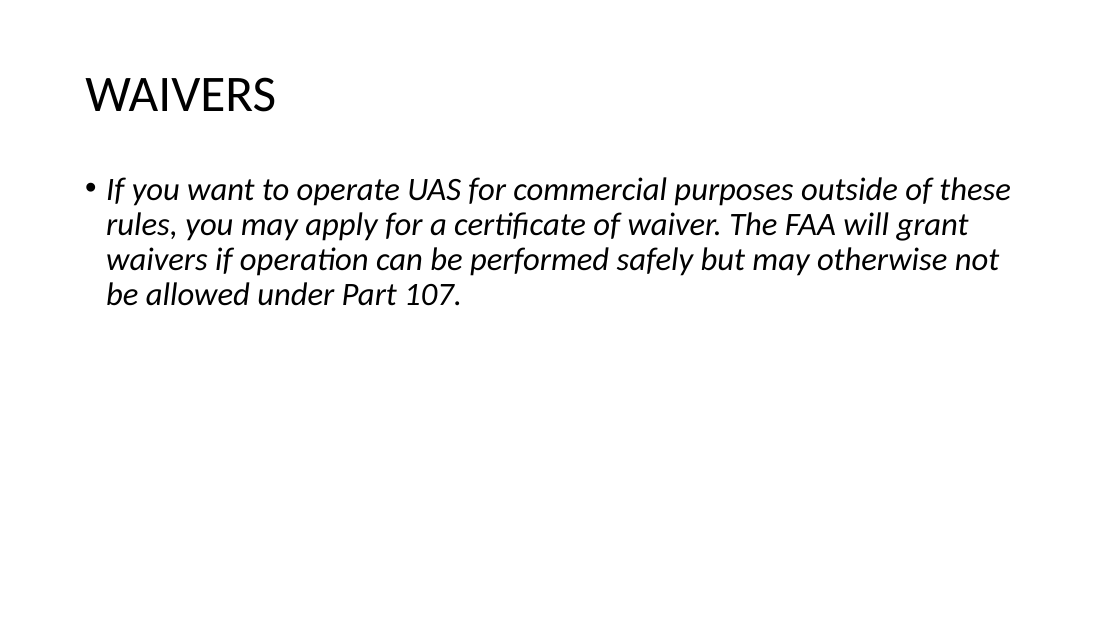
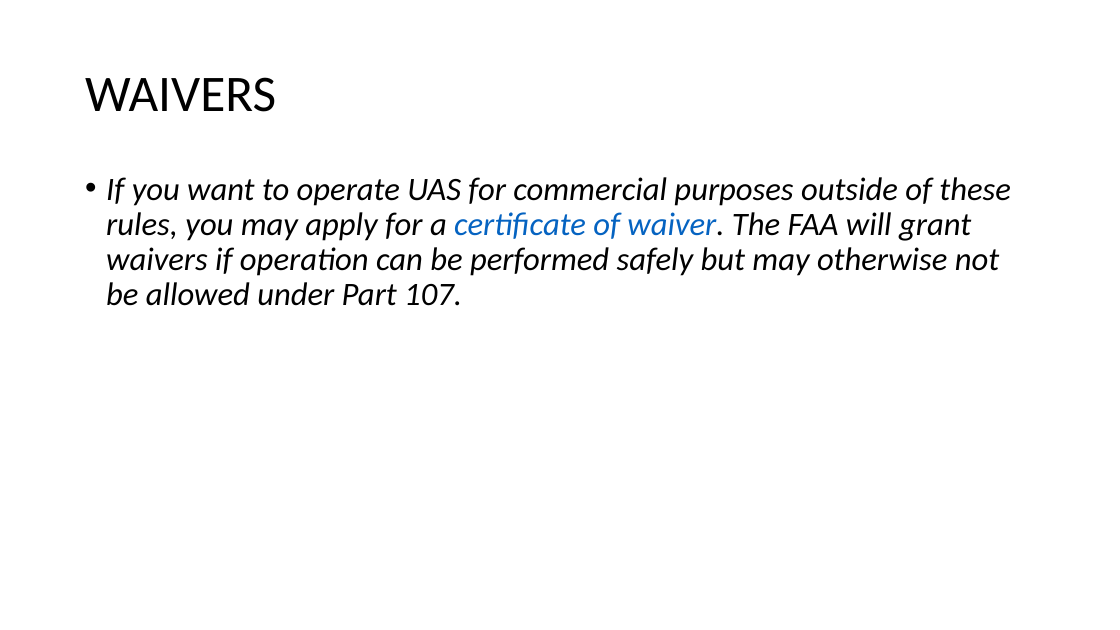
Before and after one commit to ncsu-geoforall-lab/uav-lidar-analytics-course, a slide deck: slide 16 of lectures/rules.ppt (slide 12 before the commit). Drawn at 1120x630 pixels with LibreOffice and Linux fonts; fonts in the diff are those of the drawing. Boxes give left, top, right and bottom in pixels: in the first picture for what was removed or moved away, otherwise in the second. Text is boxed around its words. In the diff, an @@ line names an element or a change of style, - is before the commit and + after.

```diff
--- a/lectures/rules.ppt
+++ b/lectures/rules.ppt
@@ text "If you want to operate ..." at (x1=106, y1=177, x2=1011, y2=306): text colour #000000 to #0563C1 in "certificate of waiver." @@
```
Also in this commit, not shown: 10 other slides changed, 2 slides added, 11 other files.
